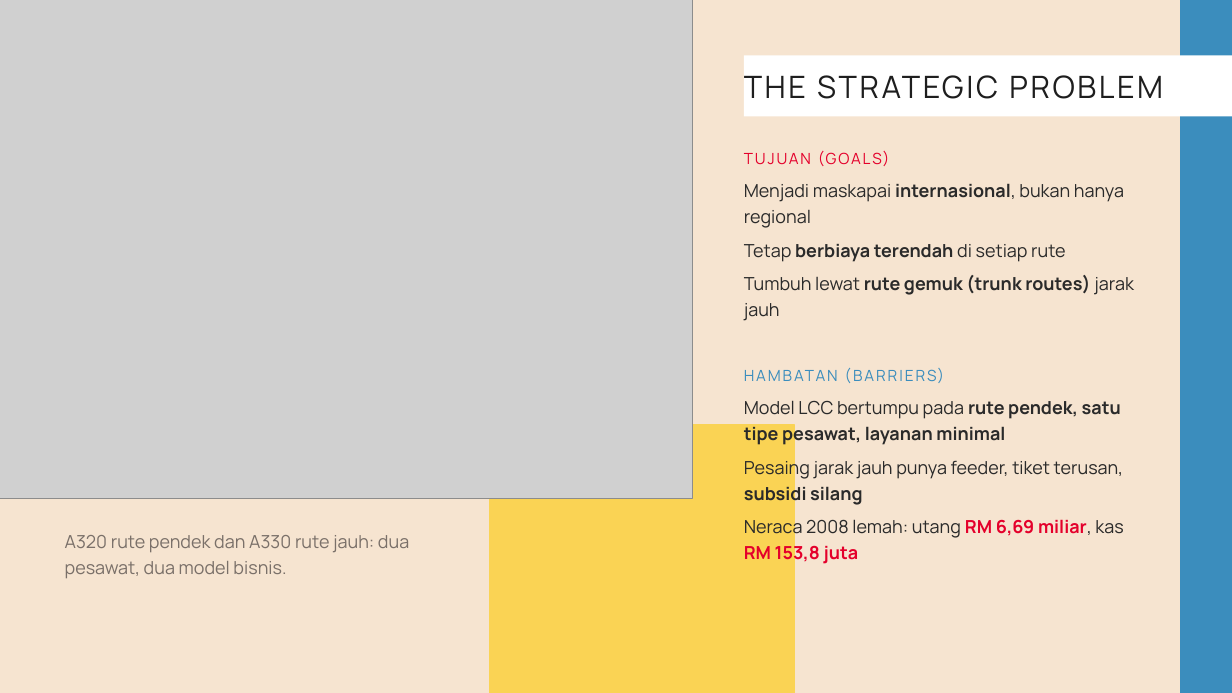
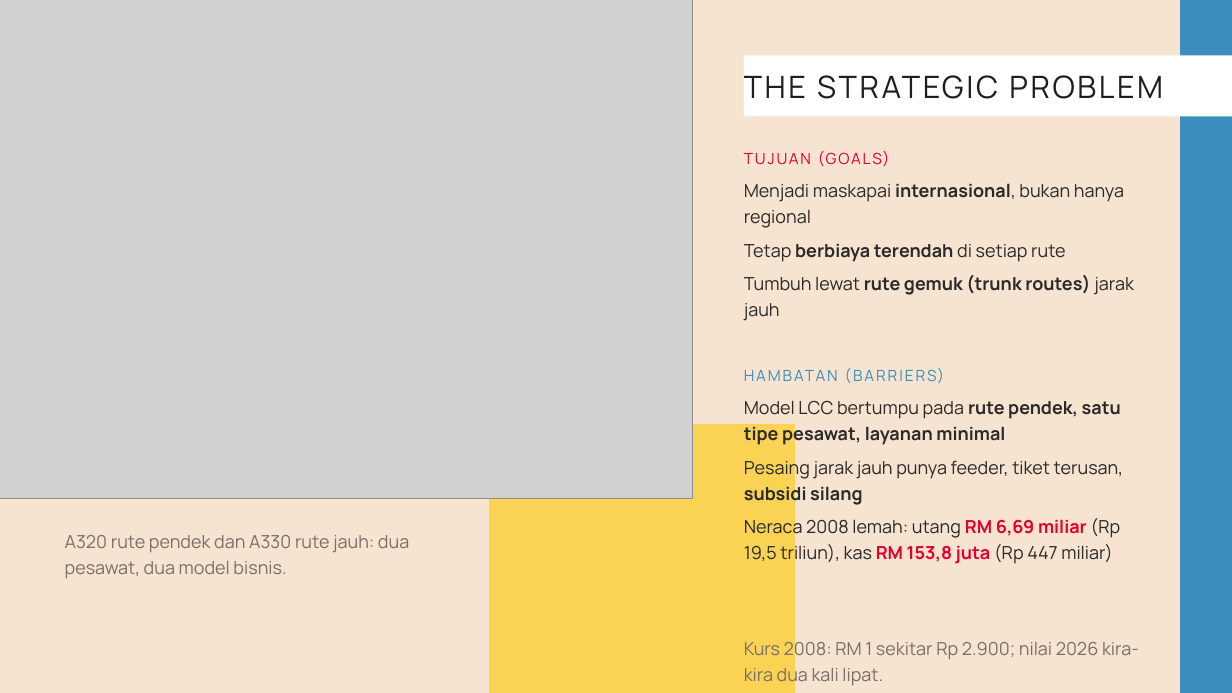
Before and after one commit to aslihabnuri/Dom-Manipulation, a slide deck: slide 4 of strategic-management/airasia-case/SMJKT_Group 3_Aslih_Case AirAsia.pptx. Drawn at 1232x693 pixels with LibreOffice and Linux fonts; fonts in the diff are those of the drawing; grey boxes stand for pictures. Boxes give left, top, right and bottom in pixels: in the first picture for what was removed or moved away, otherwise in the second. Text is boxed around its words. In the diff, an @@ line names an element or a change of style, - is before the commit and + after.

```diff
--- a/strategic-management/airasia-case/SMJKT_Group 3_Aslih_Case AirAsia.pptx
+++ b/strategic-management/airasia-case/SMJKT_Group 3_Aslih_Case AirAsia.pptx
@@ text at (744,517,1121,566): text changed @@
-Neraca 2008 lemah: utang RM 6,69 miliar, kas RM 153,8 juta
+Neraca 2008 lemah: utang RM 6,69 miliar (Rp 19,5 triliun), kas RM 153,8 juta (Rp 447 miliar)
@@ text added at (744,638,1139,687), 14 pt, text #7A7069 @@
+Kurs 2008: RM 1 sekitar Rp 2.900; nilai 2026 kira-kira dua kali lipat.
```
Also in this commit, not shown: 3 other slides changed, 9 other files.
